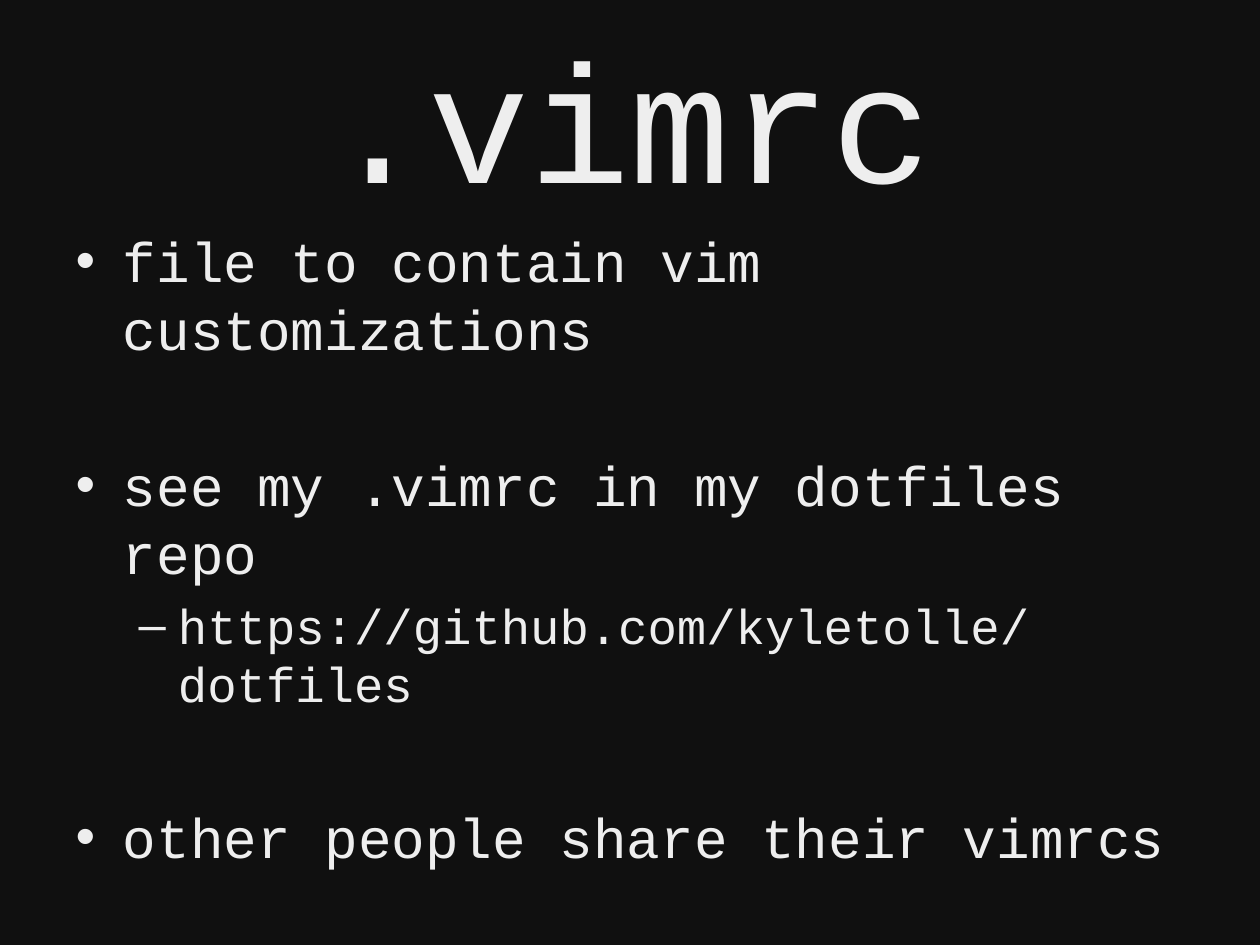
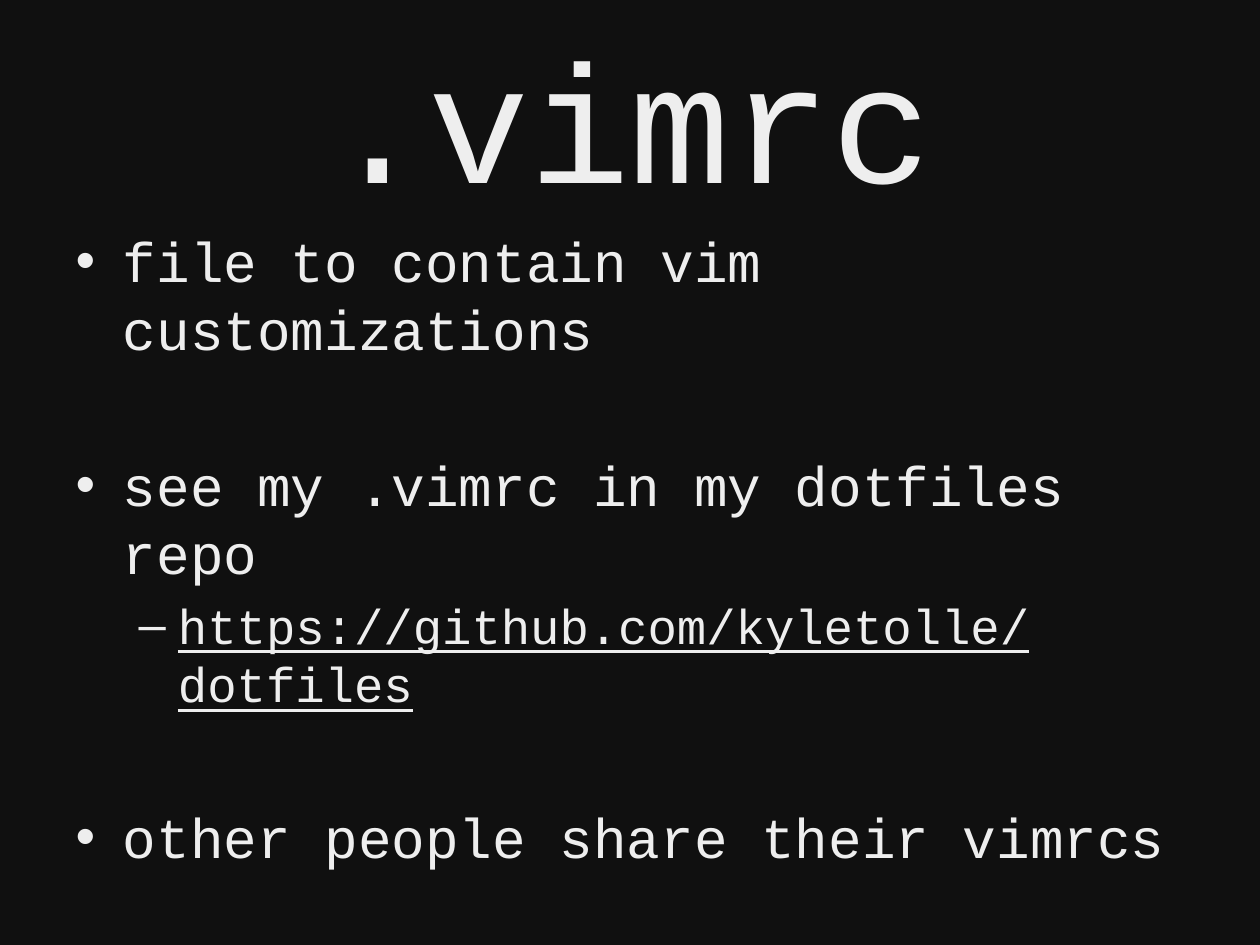
Before and after one commit to kyletolle/talks, a slide deck: slide 35 of beginning_vim-04.01.2012.pptx. Drawn at 1260x945 pixels with LibreOffice and Linux fonts; fonts in the diff are those of the drawing. Boxes give left, top, right and bottom in pixels: in the first picture for what was removed or moved away, otherwise in the second. Text is boxed around its words. In the diff, an @@ line names an element or a change of style, - is before the commit and + after.

```diff
--- a/beginning_vim-04.01.2012.pptx
+++ b/beginning_vim-04.01.2012.pptx
@@ text at (178, 608, 1029, 712): underline on in "https://github.com/kyletolle/dotfiles" @@
```
Also in this commit, not shown: 2 other slides changed.
